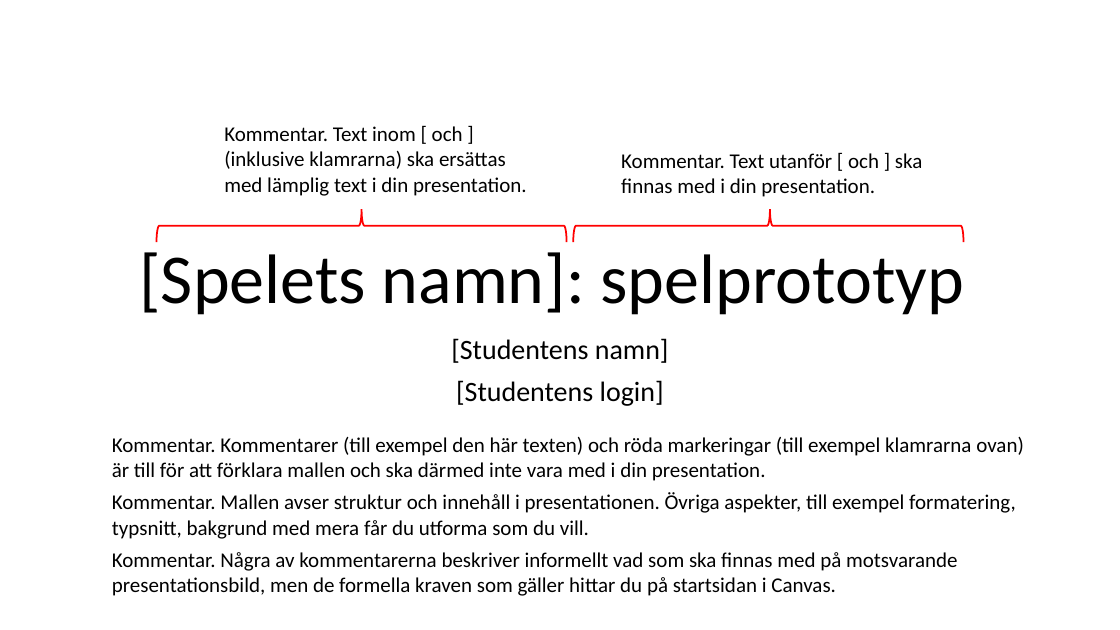
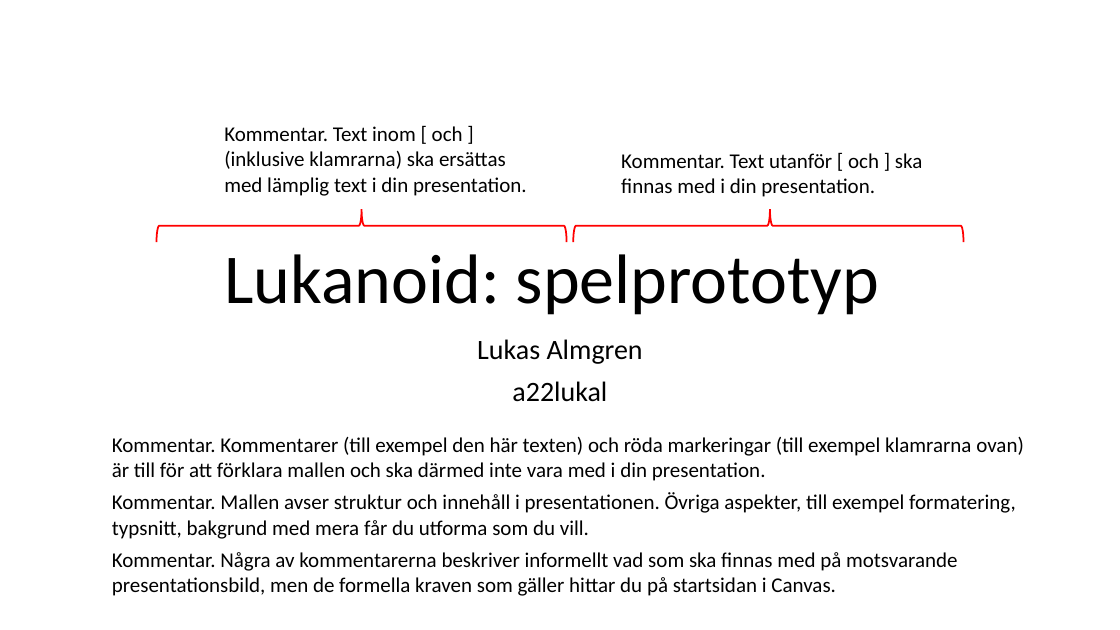
Before and after one commit to Fiskface/Iter1SpelProgg2, a slide deck: slide 1 of MallSpelprototyp.pptx. Drawn at 1120x630 pixels with LibreOffice and Linux fonts; fonts in the diff are those of the drawing. Boxes give left, top, right and bottom in pixels: in the first picture for what was removed or moved away, otherwise in the second. Text is boxed around its words. In the diff, an @@ line names an element or a change of style, - is before the commit and + after.

Commit message:
Spelprototyp

```diff
--- a/MallSpelprototyp.pptx
+++ b/MallSpelprototyp.pptx
@@ title at <box>225,254,879,315</box>: text changed @@
-[Spelets namn]: spelprototyp
+Lukanoid: spelprototyp
@@ subtitle at <box>477,339,643,402</box>: text changed @@
-[Studentens namn]
-[Studentens login]
+Lukas Almgren
+a22lukal
```
Also in this commit, not shown: 2 other slides changed.
